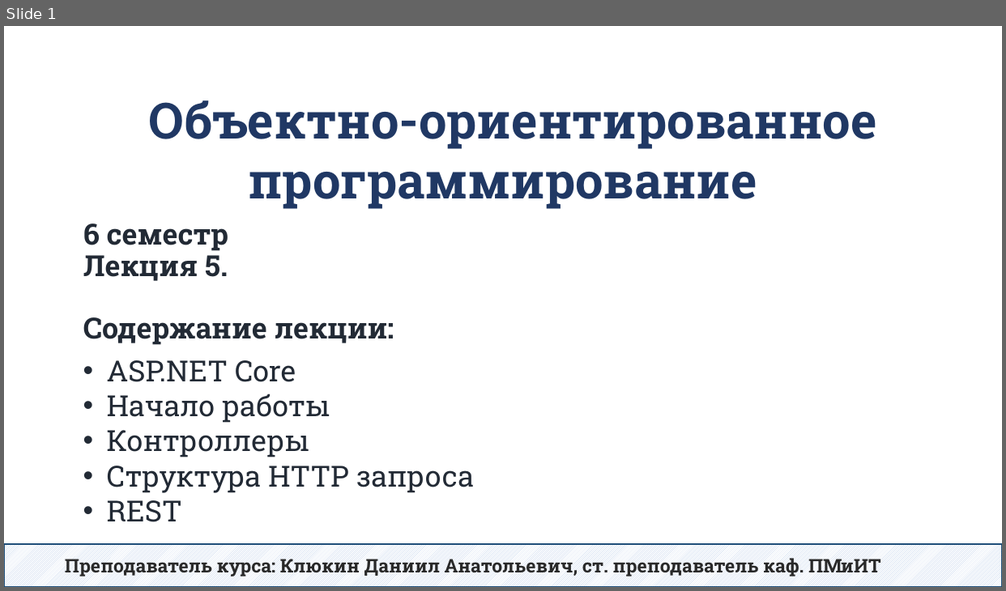
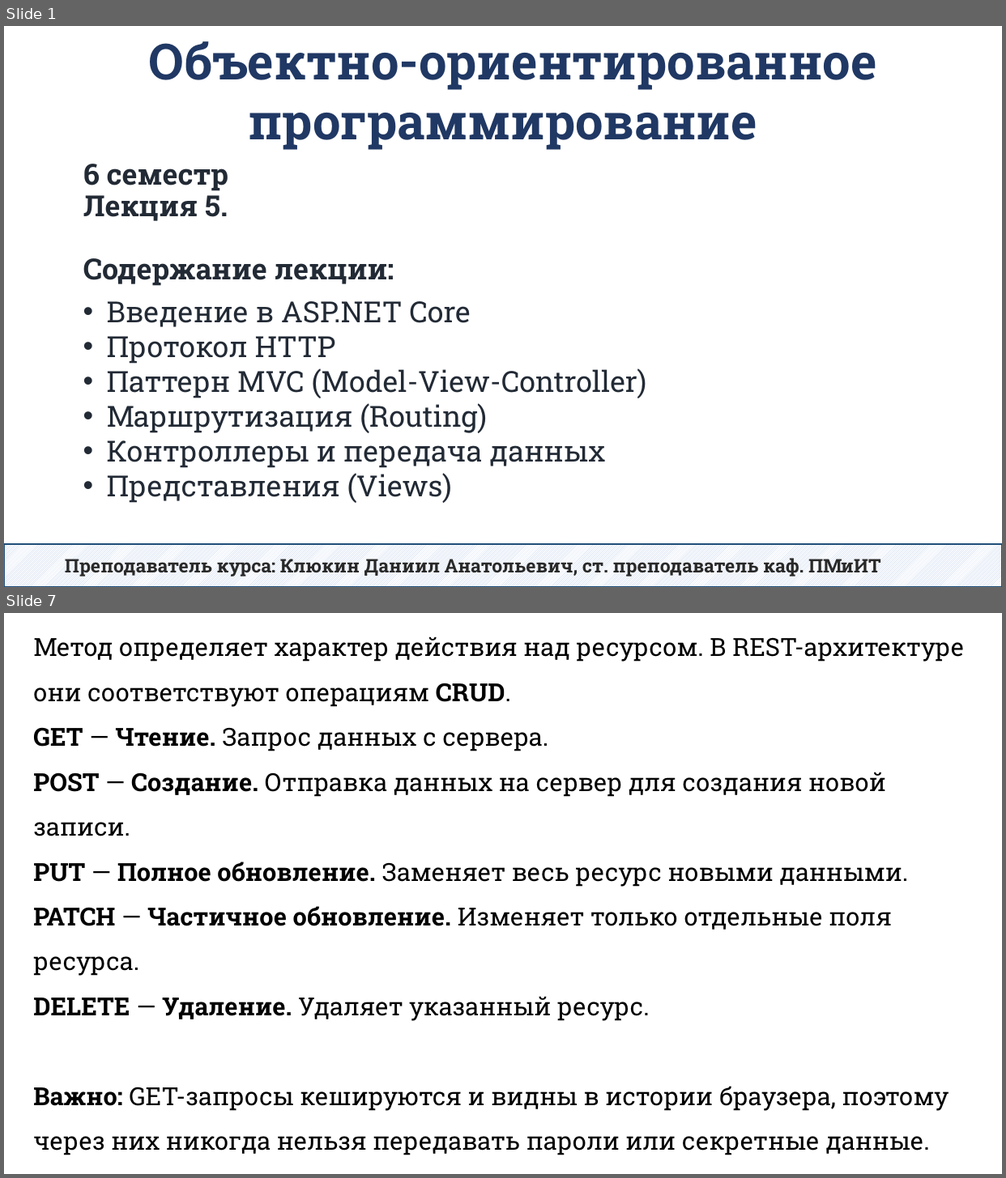
Before and after one commit to DaniilKlyukin/OOP-6, a slide deck: Лекции/ООП 2 лек 5.pptx. Shown one above the other, each under a label of ours: slide 1 before the commit, slides 1 and 7 after it; the slides between them are not shown. The pictures are 1006x591 and 1006x1178 pixels, drawn with LibreOffice and Linux fonts; fonts in the diff are those of the drawing. Boxes give left, top, right and bottom in pixels: in the first picture for what was removed or moved away, otherwise in the second. Text is boxed around its words. In the diff, an @@ line names an element or a change of style, - is before the commit and + after.

```diff
--- a/Лекции/ООП 2 лек 5.pptx
+++ b/Лекции/ООП 2 лек 5.pptx
@@ slide 7 added at (x1=4, y1=613, x2=1002, y2=1174), background #FFFFFF @@
@@ text added at (x1=33, y1=636, x2=964, y2=1156), 24 pt, text #000000 @@
+Метод определяет характер действия над ресурсом. В REST-архитектуре они соответствуют операциям CRUD.
+GET — Чтение. Запрос данных с сервера.
+POST — Создание. Отправка данных на сервер для создания новой записи.
+PUT — Полное обновление. Заменяет весь ресурс новыми данными.
+PATCH — Частичное обновление. Изменяет только отдельные поля ресурса.
+DELETE — Удаление. Удаляет указанный ресурс.
+Важно: GET-запросы кешируются и видны в истории браузера, поэтому через них никогда нельзя передавать пароли или секретные данные.
@@ slide 1 changed as well @@
@@ text "Объектно-ориентированное программирование" moved from (x1=149, y1=101, x2=877, y2=209) to (x1=149, y1=41, x2=877, y2=150) @@
@@ title "6 семестр Лекция 5. Содержание ..." moved from (x1=83, y1=224, x2=394, y2=345) to (x1=83, y1=164, x2=394, y2=286) @@
@@ text at (x1=107, y1=301, x2=647, y2=503): text changed @@
-• ASP.NET Core
-• Начало работы
-• Контроллеры
-• Структура HTTP запроса
-• REST
+• Введение в ASP.NET Core
+• Протокол HTTP
+• Паттерн MVC (Model-View-Controller)
+• Маршрутизация (Routing)
+• Контроллеры и передача данных
+• Представления (Views)
```
Also in this commit, not shown: 1 other slide changed, 33 other slides added, 50 slides removed.
